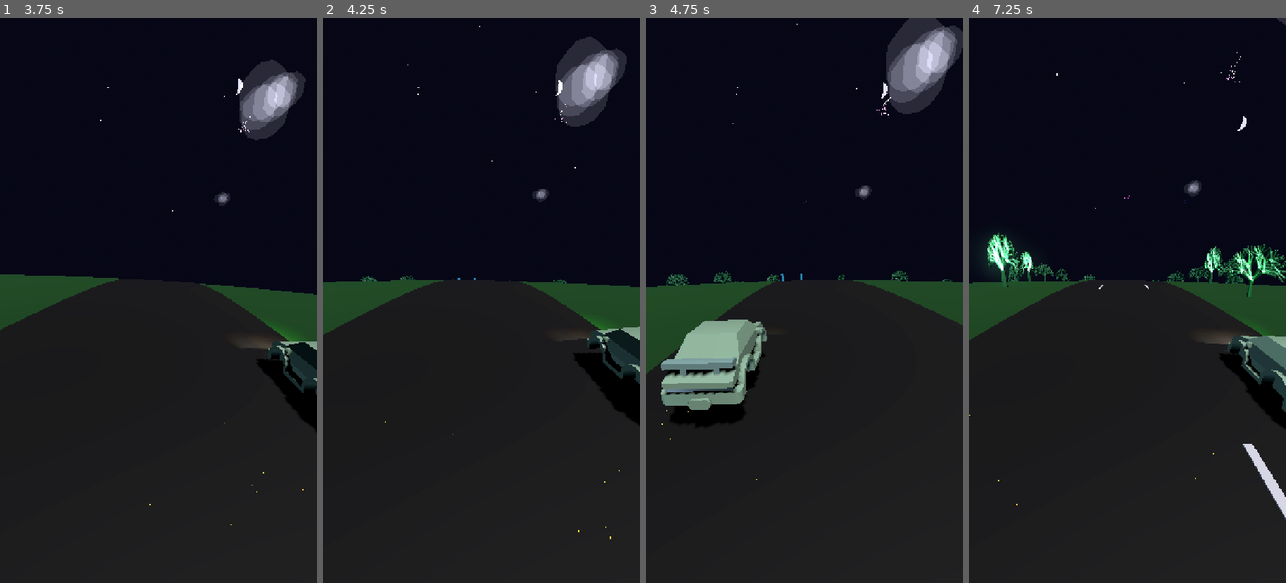
Above: before the commit, frames 1-4 (left to right).
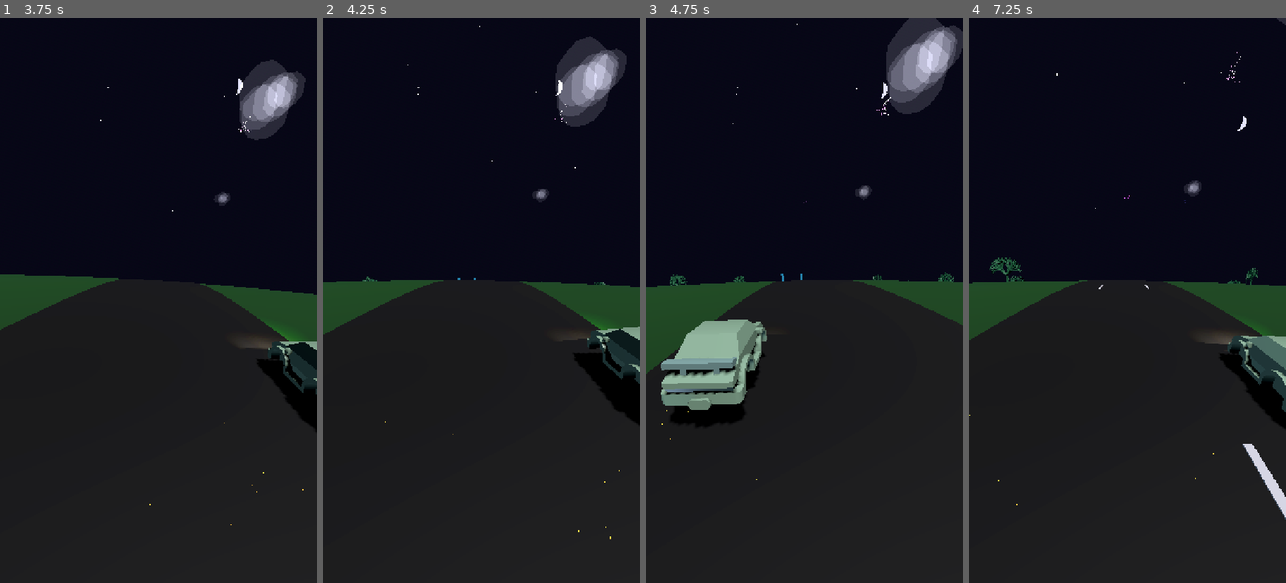
Above: after the commit, the same moments.

Repository: rooshimadethis/just-a-chill-drive
Game: Godot game, scene res://scenes/game.tscn
Two runs of this game, one before a commit and one after it. Both use one fixed random seed, a clock stepped at 60 frames per second and the inputs below.
Inputs (mouse positions are in pixels of both pictures, inside the frame that each line leads up to):
- Up to frame 1 (3.75 s): move the mouse to (228, 272) at 0.52 s; hold Right (ui_right) 0.53-1.25 s; click (228, 272) at 0.67 s; drag from (95, 328) to (142, 413) at 1.27 s; move the mouse to (190, 176) at 2.02 s; hold Right (ui_right) 2.03-2.75 s; drag from (142, 413) to (63, 215) at 2.77 s; move the mouse to (253, 385) at 3.52 s; hold Left (ui_left) from 3.53 s (still down)
- Up to frame 2 (4.25 s): keep holding Left (ui_left)
- Up to frame 3 (4.75 s): release Left (ui_left) at 4.25 s; drag from (709, 215) to (756, 159) at 4.27 s
- Up to frame 4 (7.25 s): move the mouse to (1143, 300) at 5.02 s; hold Left (ui_left) 5.03-5.75 s; click (1143, 300) at 5.17 s; drag from (1079, 159) to (1064, 328) at 5.77 s; move the mouse to (1197, 272) at 6.52 s; hold Right (ui_right) from 6.53 s (still down)

Frame 1 is identical in both runs. In frame 2, less than 0.1% of the frame differs, in the area x 11-90%, y 45-48%; in frame 3, 0.3%; in frame 4, 2.1%, in the area x 4-100%, y 38-50%.

Commit message:
less cluttered trees

Diff:
--- a/scripts/tree_spawner.gd
+++ b/scripts/tree_spawner.gd
@@ -45,11 +45,12 @@
 		return
 
 	# Spawn multiple layers of trees to create depth (Forest effect)
-	var layers = [12.0, 22.0, 34.0]
+	# Removed closest layer (12.0) to keep road clear
+	var layers = [22.0, 34.0]
 
 	for base_dist in layers:
-		# Inner layer always spawns, outer layers have a chance to skip for organic density
-		if base_dist == 12.0 or randf() > 0.3:
+		# Outer layers have a chance to skip for organic density
+		if randf() > 0.3:
 			_spawn_single_tree(-base_dist)
 			_spawn_single_tree(base_dist)
 
